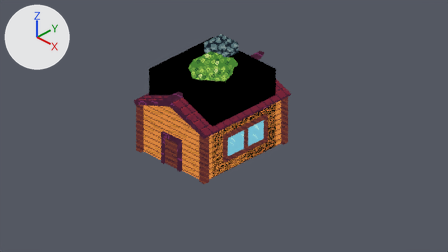
The Blender file objects.blend: old version first, new version second.
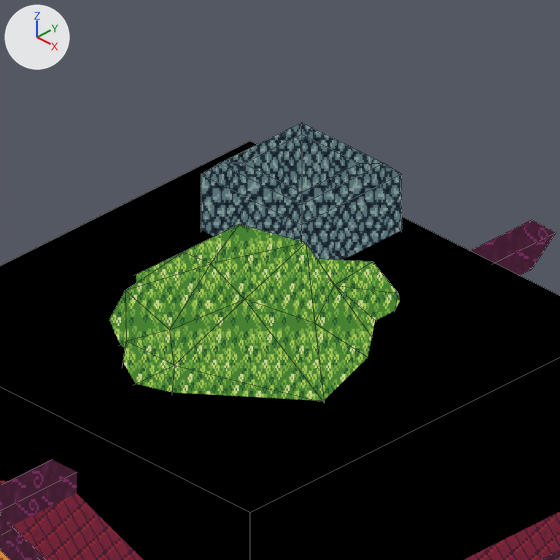
There are two pictures of each version: one from the file's camera 'Camera', one close up on the part from 38% to 59% of the width and 5% to 43% of the height. The axes (+X, +Y, +Z) are drawn at upper left. The lights are the same throughout. The close-ups show mesh edges as thin lines. The same objects are shown in both versions, whatever each file hides.

Names of what the first close-up shows: 'BasicHouseRoof', 'Cube', 'TreeLeaves'.
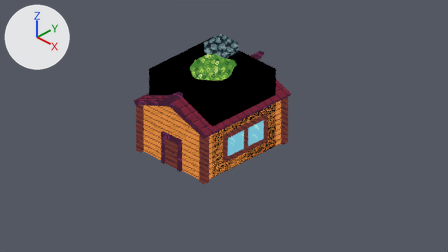
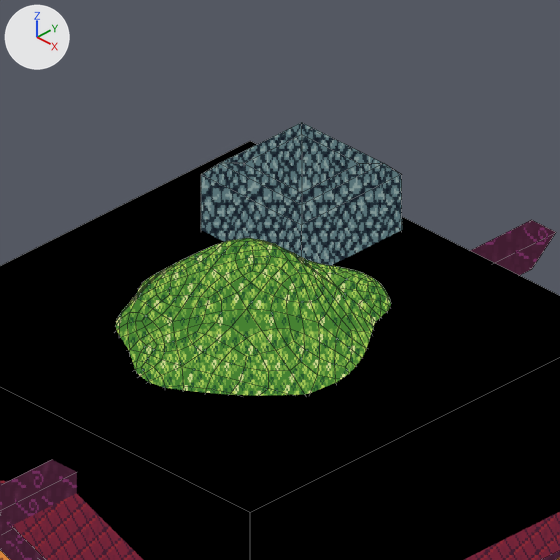
What differs and where, as boxes [x1, y1, x2, y2] in the close-ups (560 x 560 px):
'TreeLeaves', modifiers changed (10% shorter)
    before: [109, 224, 399, 400]
    after: [116, 238, 391, 396]

Patch to the scene script:
```diff
--- a/objects.blend.py
+++ b/objects.blend.py
@@ ob_treeleaves @@
 ob_treeleaves.location = (0.0, 0.0, 0.0)
+_m = ob_treeleaves.modifiers.new('Subdivision', 'SUBSURF')
```
